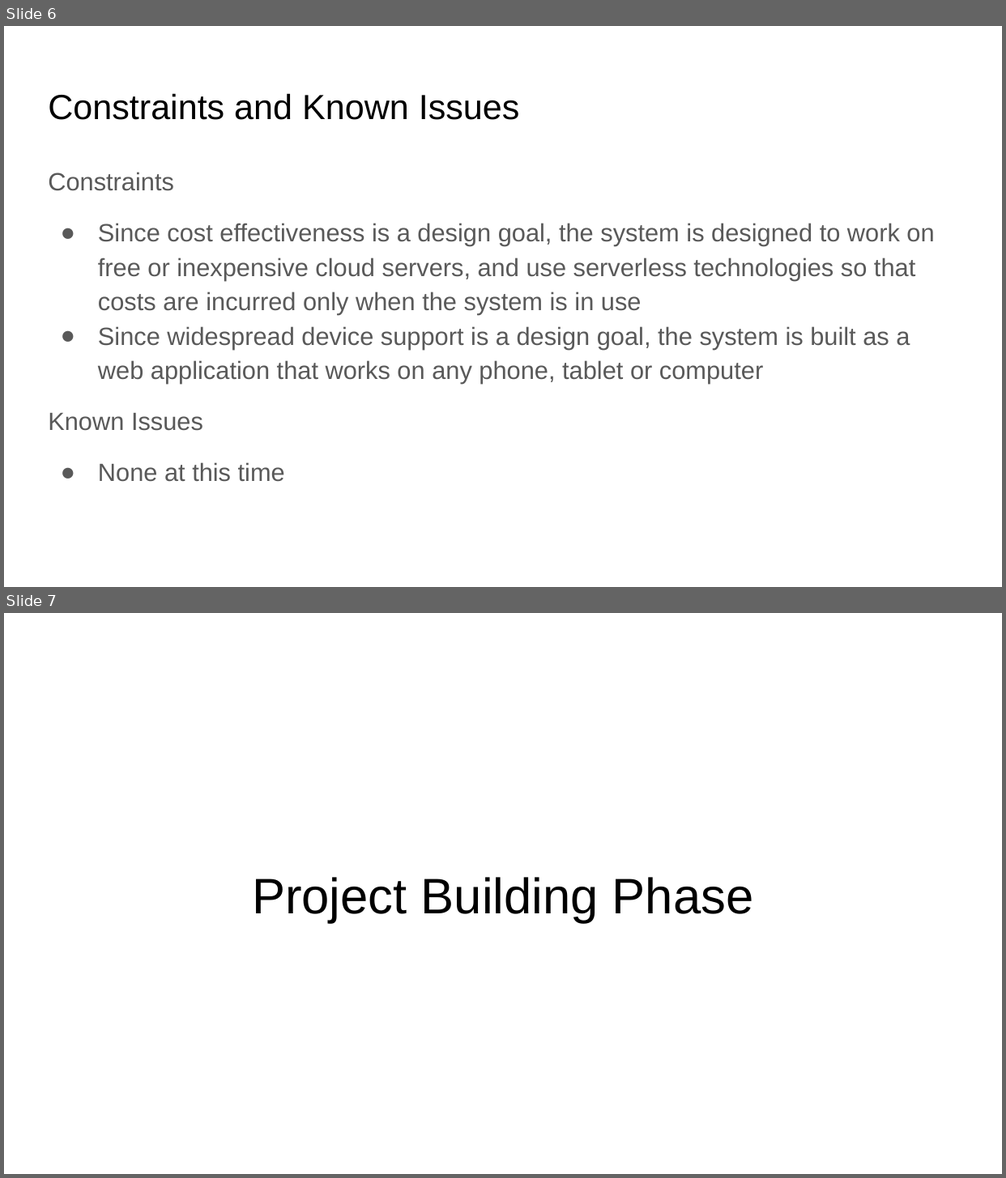
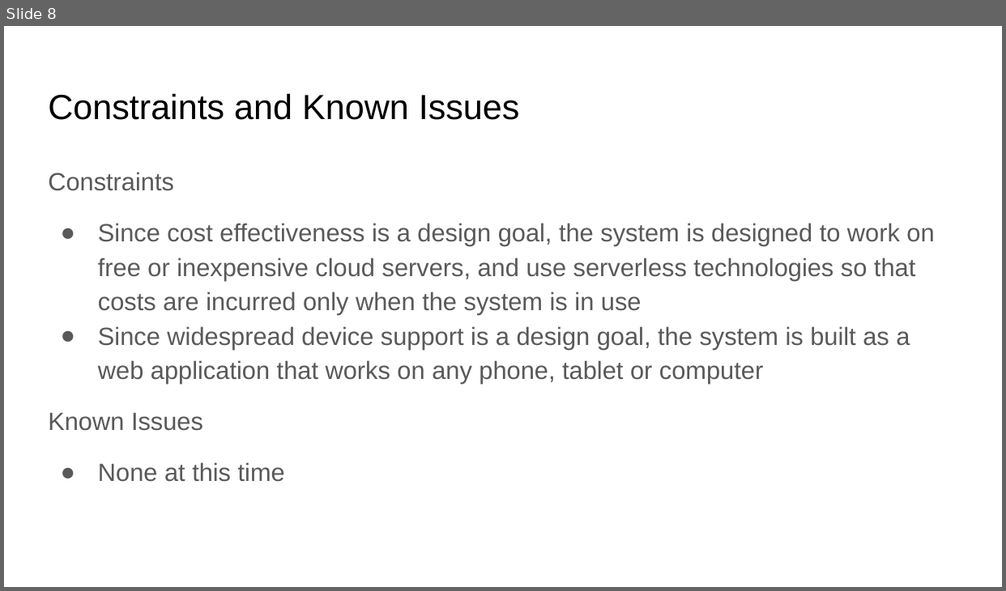
Before and after one commit to nithinvijaykumar/knowledge, a slide deck: StanleyX Hackathon.pptx. Shown one above the other, each under a label of ours: slides 6 and 7 before the commit, slide 8 after it. The pictures are 1006x1178 and 1006x591 pixels, drawn with LibreOffice and Linux fonts; fonts in the diff are those of the drawing. Boxes give left, top, right and bottom in pixels: in the first picture for what was removed or moved away, otherwise in the second. Text is boxed around its words. In the diff, an @@ line names an element or a change of style, - is before the commit and + after.

```diff
--- a/StanleyX Hackathon.pptx
+++ b/StanleyX Hackathon.pptx
@@ slide 7 removed at [4, 613, 1002, 1174], background #FFFFFF @@
@@ title removed at [252, 877, 754, 922] @@
-Project Building Phase
@@ what was slide 6 is now slide 8 @@
```
Also in this commit, not shown: 3 slides changed, 13 slides added, 1 other slide removed, 4 other files.
